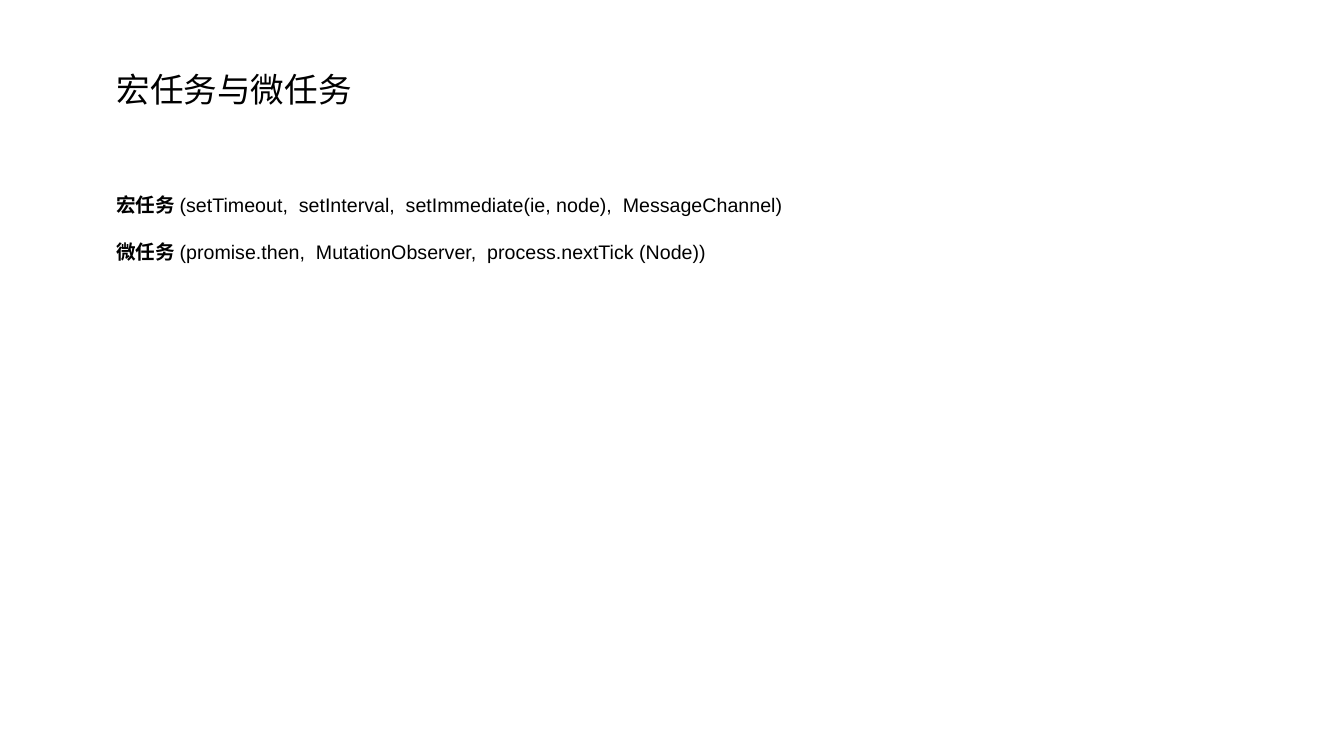
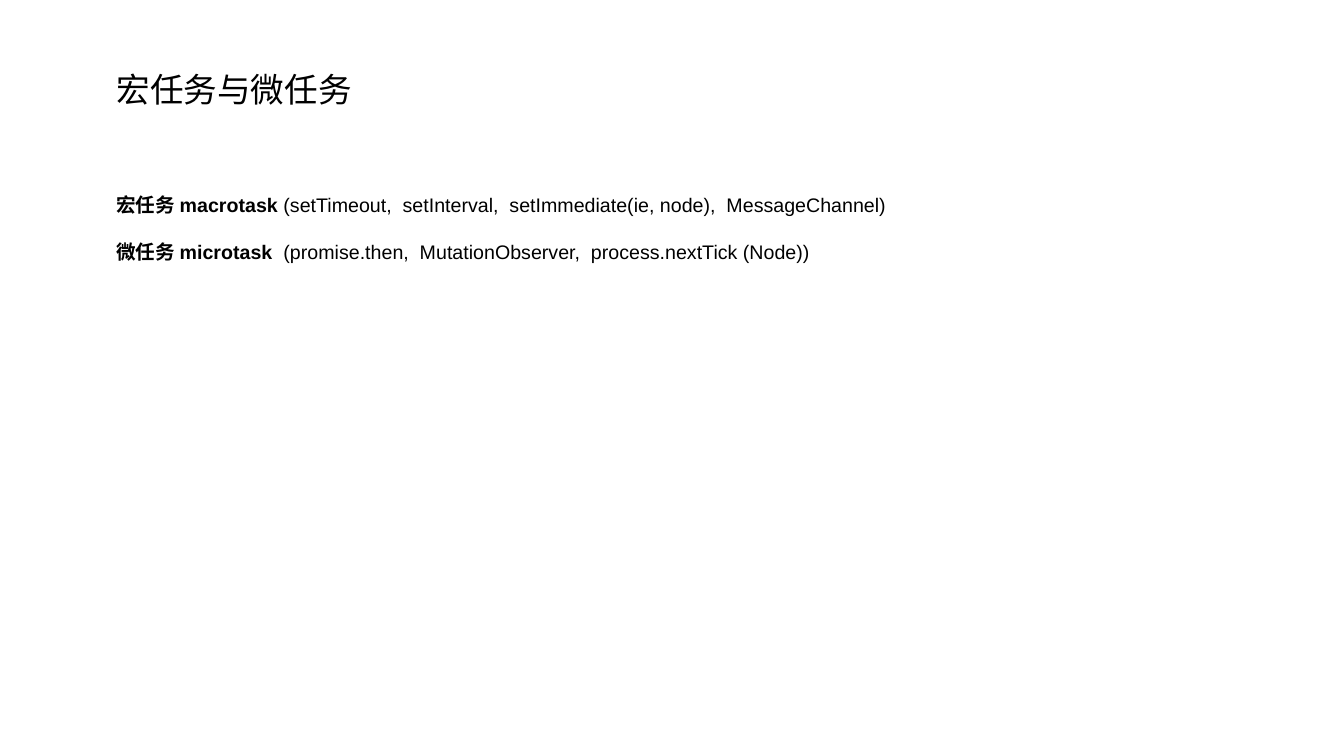
Before and after one commit to freeethy/blog, a slide deck: slide 11 of 浏览器、Event Loop、渲染/浏览器架构及event loop.pptx. Drawn at 1344x756 pixels with LibreOffice and Linux fonts; fonts in the diff are those of the drawing. Boxes give left, top, right and bottom in pixels: in the first picture for what was removed or moved away, otherwise in the second. Text is boxed around its words. In the diff, an @@ line names an element or a change of style, - is before the commit and + after.

```diff
--- a/浏览器、Event Loop、渲染/浏览器架构及event loop.pptx
+++ b/浏览器、Event Loop、渲染/浏览器架构及event loop.pptx
@@ text at <box>116,195,885,263</box>: text changed @@
-宏任务 (setTimeout, setInterval, setImmediate(ie, node), MessageChannel)
-微任务 (promise.then, MutationObserver, process.nextTick (Node))
+宏任务 macrotask (setTimeout, setInterval, setImmediate(ie, node), MessageChannel)
+微任务 microtask (promise.then, MutationObserver, process.nextTick (Node))
```
Also in this commit, not shown: 3 slides added, 5 other files.
